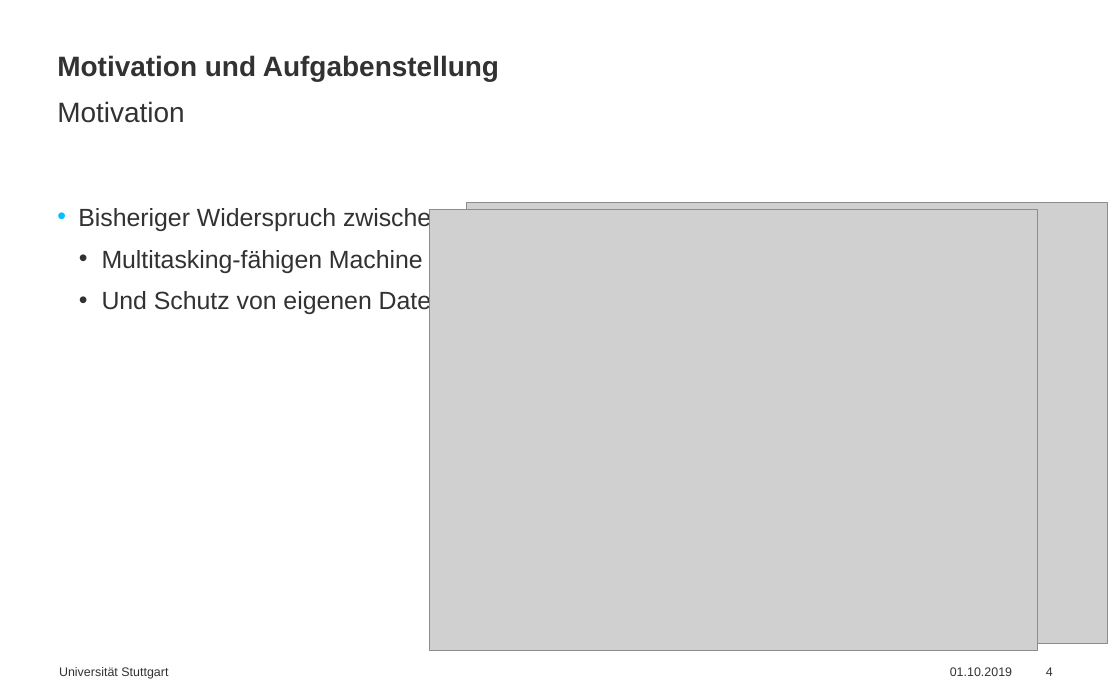
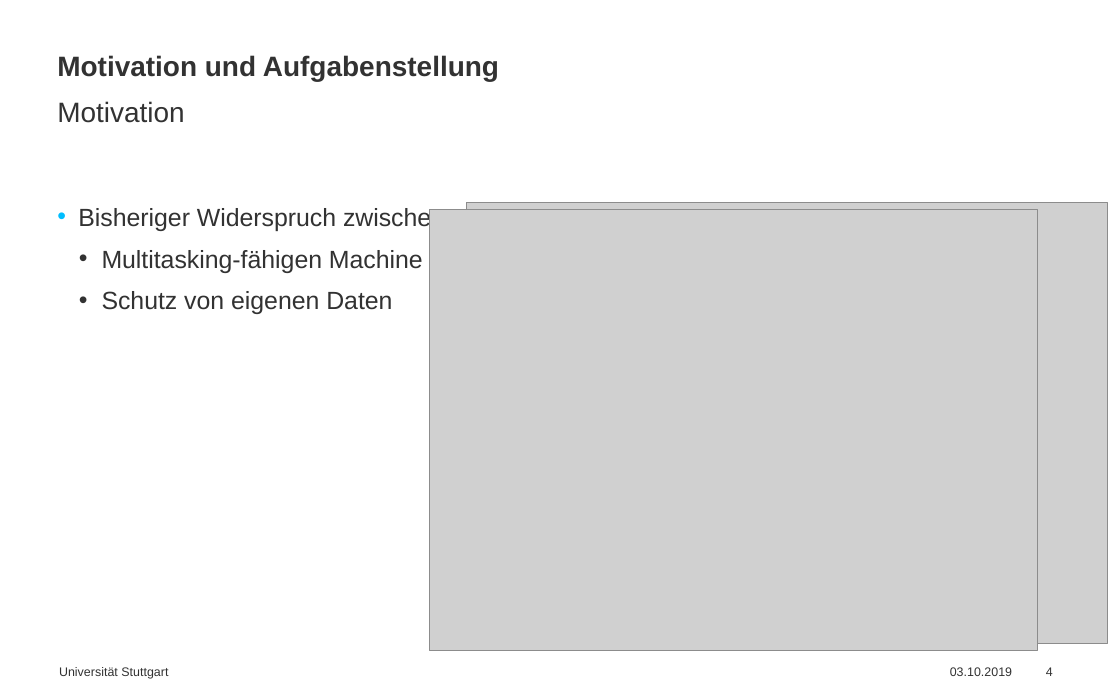
Before and after one commit to simonbuerste/Masterarbeit, a slide deck: slide 4 of Praesentationen/Abschlussvortrag.pptx. Drawn at 1120x700 pixels with LibreOffice and Linux fonts; fonts in the diff are those of the drawing; grey boxes stand for pictures. Boxes give left, top, right and bottom in pixels: in the first picture for what was removed or moved away, otherwise in the second. Text is boxed around its words. In the diff, an @@ line names an element or a change of style, - is before the commit and + after.

```diff
--- a/Praesentationen/Abschlussvortrag.pptx
+++ b/Praesentationen/Abschlussvortrag.pptx
@@ text at [102,291,392,314]: text changed @@
-  • Und Schutz von eigenen Daten
+  • Schutz von eigenen Daten
@@ text at [950,667,1012,676]: text changed @@
-01.10.2019
+03.10.2019
```
Also in this commit, not shown: 4 other slides changed, 15 slides added.
